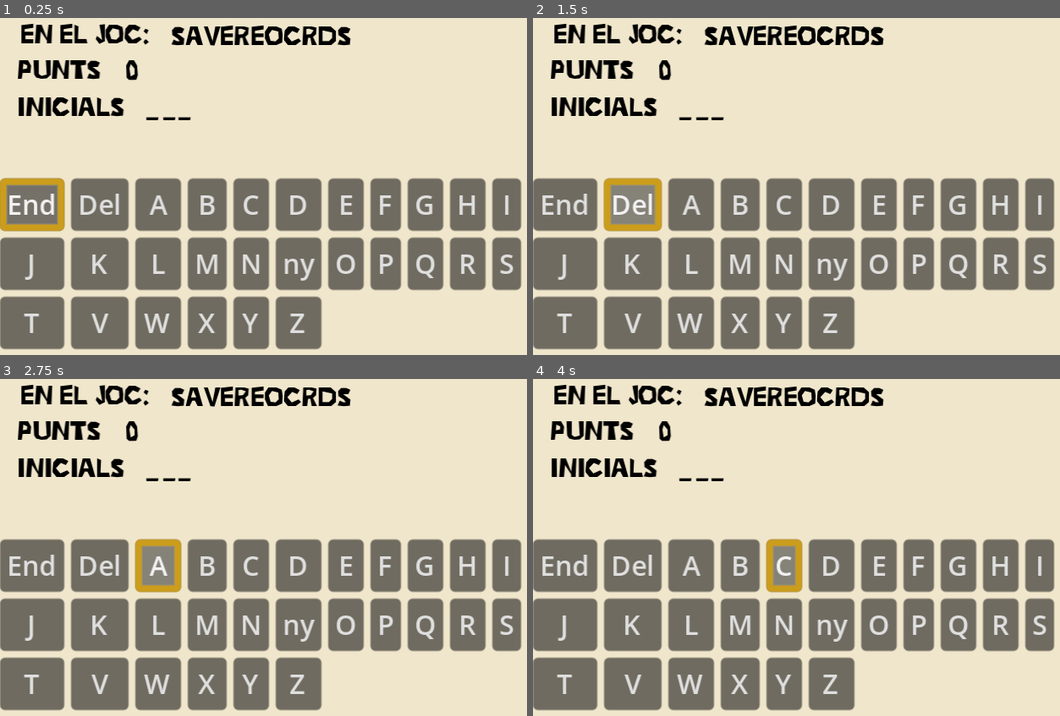
Above: before the commit, frames 1-4 (two rows, left to right).
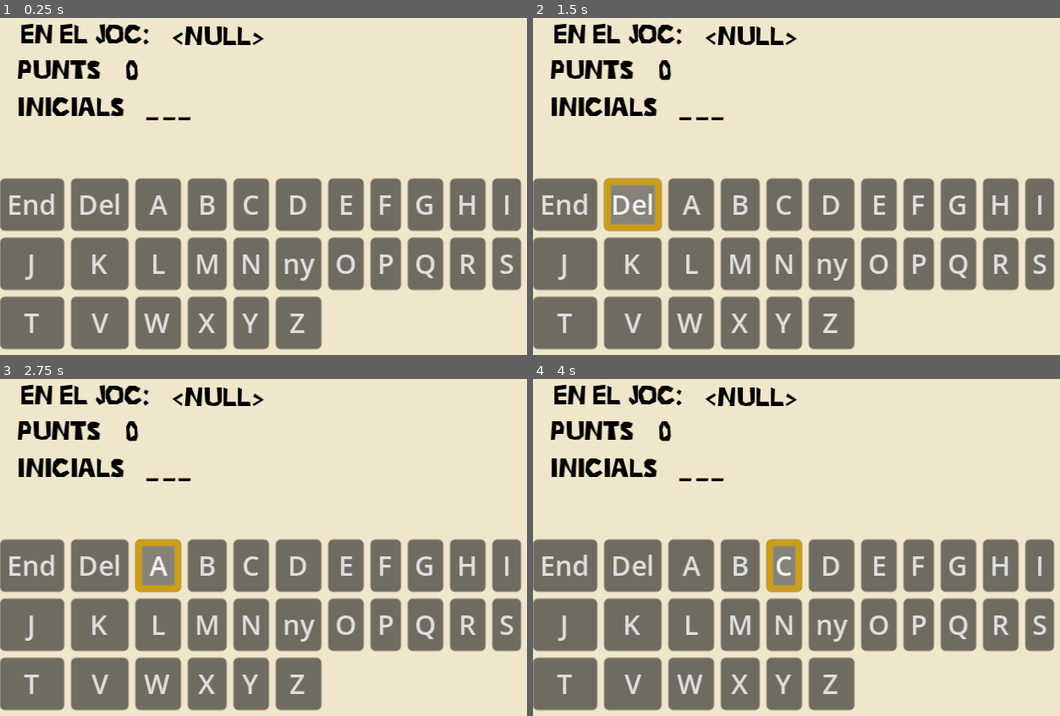
Above: after the commit, the same moments.

Repository: jespicas/Allimpicgames
Game: Godot game, scene res://OtherOptions/SaveRecord.tscn
Two runs of this game, one before a commit and one after it. Both use one fixed random seed, a clock stepped at 60 frames per second and the inputs below. This scene is started directly instead of the project's main scene.
Inputs:
- Up to frame 1 (0.25 s): no input
- Up to frame 2 (1.5 s): click "End" at 0.5 s; click "Del" at 1.25 s
- Up to frame 3 (2.75 s): click "A" at 2 s
- Up to frame 4 (4 s): click "B" at 2.75 s; click "C" at 3.5 s

The runs differ from the first frame. In frame 1, 2.1% of the frame differs, in the area x 0-67%, y 2-64%; in frame 2, 1.3%; in frame 3, 1.3%; in frame 4, 1.3%.
Error after the commit: Invalid assignment of property or key 'text' with value of type 'Nil' on a base object of type 'Label'. (res://OtherOptions/SaveRecord.gd:80)

Commit message:
Implenent store and save record

Diff:
--- a/Global.gd
+++ b/Global.gd
@@ -29,7 +29,9 @@
 #var urlApi = "https://allimpicgames-api-dev.azurewebsites.net/"
 var urlApi = "http://localhost:5267/"
 
-
+func goto_Records():
+	Global.goto_scene("res://OtherOptions/ShowRecords.tscn")
+	pass
 func goto_Main():
 	Global.goto_scene("res://MainMenu/MainMenu.tscn")
 	pass
--- a/OtherOptions/SaveRecord.gd
+++ b/OtherOptions/SaveRecord.gd
@@ -7,11 +7,11 @@
 	$Control/Label2,
 	$Control/Label3
 ]
-var save_data = [{
-	"score": 0,
-	"name": "NAME",
-	"game": "JOC"
-}]
+#var save_data = [{
+#	"score": 0,
+#	"name": "NAME",
+#	"game": "JOC"
+#}]
 
 func _input(event):
 
@@ -75,7 +75,7 @@
 	redrawName()
 
 	var total = Global.score
-	Global.setCurrentGame("savereocrds")
+	#Global.setCurrentGame("savereocrds")
 	$Control/punts.text = str(total)
 	$Control/nomjoc.text = Global.currentGame
 	$Control2/GridContainer/End.grab_focus()
@@ -113,6 +113,8 @@
 #			$Control.get_children()[i].text = labels[i]
 func store():
 	if fileExists() == true:
+		var save_file = Global.GetScores()
+
 		#var f := File.new()
 		#f.open("user://save.cfg", File.READ)
 		#var text =  f.get_as_text()
@@ -120,14 +122,15 @@
 		#f.close()
 
 		var new = {
-			"score": 0,
-			"name": "NAME",
-			"game": "JOC"
+			"score": int($Control/punts.text),
+			"name": labels[0]+labels[1]+labels[2],
+			"game": Global.currentGame
 		}
-		new["name"] = labels
-		new["score"] = int($Control/punts.text)
-		new["game"] = Global.currentGame
-		save_data.append(new)
+		save_file.append(new)
+		var save_fileOverride = FileAccess.open(Global.pathScores, FileAccess.WRITE)
+		var json_string = JSON.stringify(save_file)
+		save_fileOverride.store_line(json_string)
+
 
 		#var cfgFile = File.new()
 		#cfgFile.open("user://save.cfg", File.WRITE)
@@ -135,19 +138,21 @@
 		#cfgFile.close()
 
 	else:
-		save_data[0]["name"] = labels
-		save_data[0]["score"] = int($Control/punts.text)
-		save_data[0]["game"] = Global.currentGame
+		var new = [{
+			"score": int($Control/punts.text),
+			"name": labels[0]+labels[1]+labels[2],
+			"game": Global.currentGame
+		}]
+		var save_file = FileAccess.open(Global.pathScores, FileAccess.WRITE)
+		var json_string = JSON.stringify(new)
+		save_file.store_line(json_string)
 		#var cfgFile = File.new()
 		#cfgFile.open("user://save.cfg", File.WRITE)
 		#cfgFile.store_line(to_json(save_data))
 		#cfgFile.close()
 
 func fileExists():
-	var exists = false
-	#var file2Check = File.new()
-	#exists = file2Check.file_exists("user://save.cfg")
-	return exists
+	return FileAccess.file_exists(Global.pathScores)
 
 func _button_pressed(button):
 	print(button)
@@ -159,4 +164,4 @@
 	else:
 		addLabel(button.text)
 func nextlevel():
-	Global.goto_records()
+	Global.goto_Records()
--- a/OtherOptions/SaveRecord.tscn
+++ b/OtherOptions/SaveRecord.tscn
@@ -66,6 +66,7 @@
 text = "0"
 
 [node name="Label6" type="Label" parent="Control"]
+layout_mode = 0
 offset_left = 10.0
 offset_top = 48.0
 offset_right = 74.0
@@ -75,6 +76,7 @@
 text = "Inicials"
 
 [node name="Label7" type="Label" parent="Control"]
+layout_mode = 0
 offset_left = 12.0
 offset_top = 5.0
 offset_right = 93.0
@@ -84,6 +86,7 @@
 text = "En el Joc: "
 
 [node name="nomjoc" type="Label" parent="Control"]
+layout_mode = 0
 offset_left = 101.0
 offset_top = 6.0
 offset_right = 151.0
--- a/OtherOptions/ShowRecords.gd
+++ b/OtherOptions/ShowRecords.gd
@@ -2,22 +2,195 @@
 
 var time = 3
 
+var agafaAll = "AgafaAlls";
+var tiralabirra = "TiralaBirra";
+var tirall = "Tirall";
+var concursallioli = "ConcursAlliOli";
+var enforcaralls = "EnforcarAlls";
 
 func _ready():
 	var save_data = Global.GetScores()
 	save_data = [{
-	"score": 0,
-	"name": "NAME",
-	"game": "JOC"
+	"score": 33,
+	"name": "PEP",
+	"game": "TiralaBirra"
 	}]
 	var new = {
 		"score": 0,
-		"name": "NAME",
-		"game": "JOC"
-	}
-	new["name"] = "labels"
-	new["score"] = int(100)
-	new["game"] = "RecollirAlls"
+		"name": "DET",
+		"game": "AgafaAlls"
+	}
+	save_data.append(new)
+	new = {
+		"score": 0,
+		"name": "MTR",
+		"game": "AgafaAlls"
+	}
+	save_data.append(new)
+	new = {
+		"score": 0,
+		"name": "MTR",
+		"game": "AgafaAlls"
+	}
+	save_data.append(new)
+	new = {
+		"score": 0,
+		"name": "MTR",
+		"game": "AgafaAlls"
+	}
+	save_data.append(new)
+	new = {
+		"score": 0,
+		"name": "MTR",
+		"game": "AgafaAlls"
+	}
+	save_data.append(new)
+
+	new = {
+		"score": 0,
+		"name": "MTR",
+		"game": "AgafaAlls"
+	}
+	save_data.append(new)
+	new = {
+		"score": 0,
+		"name": "MTR",
+		"game": "AgafaAlls"
+	}
+	save_data.append(new)
+	new = {
+		"score": 100,
+		"name": "KNZ",
+		"game": "TiralaBirra"
+	}
+	save_data.append(new)
+	new = {
+		"score": 140,
+		"name": "JEC",
+		"game": "Tirall"
+	}
+	save_data.append(new)
+	new = {
+		"score": 140,
+		"name": "JEC",
+		"game": "Tirall"
+	}
+	save_data.append(new)
+	new = {
+		"score": 130,
+		"name": "SEC",
+		"game": "Tirall"
+	}
+	save_data.append(new)
+	new = {
+		"score": 240,
+		"name": "PEC",
+		"game": "Tirall"
+	}
+	save_data.append(new)
+	new = {
+		"score": 110,
+		"name": "JEC",
+		"game": "Tirall"
+	}
+	save_data.append(new)
+	new = {
+		"score": 120,
+		"name": "LEC",
+		"game": "Tirall"
+	}
+	save_data.append(new)
+	new = {
+		"score": 130,
+		"name": "JEC",
+		"game": "Tirall"
+	}
+	save_data.append(new)
+
+	new = {
+		"score": 140,
+		"name": "JEC",
+		"game": "ConcursAlliOli"
+	}
+	save_data.append(new)
+	new = {
+		"score": 180,
+		"name": "JEC",
+		"game": "ConcursAlliOli"
+	}
+	save_data.append(new)
+
+	new = {
+		"score": 110,
+		"name": "JEC",
+		"game": "ConcursAlliOli"
+	}
+	save_data.append(new)
+
+	new = {
+		"score": 140,
+		"name": "JEC",
+		"game": "ConcursAlliOli"
+	}
+	save_data.append(new)
+
+	new = {
+		"score": 150,
+		"name": "JEC",
+		"game": "ConcursAlliOli"
+	}
+	save_data.append(new)
+
+	new = {
+		"score": 140,
+		"name": "JEC",
+		"game": "ConcursAlliOli"
+	}
+	save_data.append(new)
+
+	new = {
+		"score": 140,
+		"name": "JEC",
+		"game": "ConcursAlliOli"
+	}
+	save_data.append(new)
+
+
+	new = {
+		"score": 90,
+		"name": "DEC",
+		"game": "EnforcarAlls"
+	}
+	save_data.append(new)
+	new = {
+		"score": 120,
+		"name": "DEC",
+		"game": "EnforcarAlls"
+	}
+	save_data.append(new)
+	new = {
+		"score": 110,
+		"name": "DEC",
+		"game": "EnforcarAlls"
+	}
+	save_data.append(new)
+	new = {
+		"score": 230,
+		"name": "DEC",
+		"game": "EnforcarAlls"
+	}
+	save_data.append(new)
+	new = {
+		"score": 120,
+		"name": "DEC",
+		"game": "EnforcarAlls"
+	}
+	save_data.append(new)
+	new = {
+		"score": 220,
+		"name": "DEC",
+		"game": "EnforcarAlls"
+	}
 	save_data.append(new)
 	#var json = JSON.new()
 	#save_data = JSON.stringify(save_data)
@@ -25,40 +198,62 @@
 	#var doFileExists = FileAccess.file_exists(Global.pathScores) #: f.file_exists("user://save.cfg")
 	if save_data != null :
 
-		#save_data.sort_custom(self, "customComparison")
-
-		for i in range(save_data.size()):
-			if i <= 5:
+		var recollirAllsRecords = GetRecordsFromGame(agafaAll,save_data)
+		var tirabirrallRecords = GetRecordsFromGame(tiralabirra,save_data)
+		var tirallRecords = GetRecordsFromGame(tirall,save_data)
+		var allioliRecords = GetRecordsFromGame(concursallioli,save_data)
+		var enforcarAllsRecords = GetRecordsFromGame(enforcaralls,save_data)
+		fillGrid(agafaAll,recollirAllsRecords)
+		fillGrid(tiralabirra,tirabirrallRecords)
+		fillGrid(tirall,tirallRecords)
+		fillGrid(concursallioli,allioliRecords)
+		fillGrid(enforcaralls,enforcarAllsRecords)
+
+	pass # Replace with function body.
+
+func fillGrid(gridName,values):
+	if values.size()> 0:
+		#values.sort_custom(self, "customComparison")
+		values.sort_custom(func(a, b): return a["score"] > b["score"])
+		for i in range(values.size()):
+			if i <= 4:
 				var dynamic_font = FontVariation.new()
 				dynamic_font.base_font = load("res://Media/Fonts/zero_cool/ZeroCool.ttf")
-				#dynamic_font. = 16
-				#dynamic_font.outline_size = 1
-				#dynamic_font.outline_color = Color( 1, 1, 1, 1 )
-				#dynamic_font.use_filter = true
-				var hola = Label.new()
-				print(save_data[i]["name"])
-				hola.text = save_data[i]["name"]
-
-				hola.visible = true
-				#hola.add_font_override()
-				#hola.add_font_override("font", dynamic_font)
-				#hola.add_color_override("font_color", Color(0, 0, 0, 1))
-				#hola.add_color_override("font_color", Color.red)
+				dynamic_font.set_spacing(TextServer.SPACING_BOTTOM,-5	)
+				var name = Label.new()
+				name.add_theme_font_override("font",dynamic_font)
+				name.add_theme_font_size_override("font_size",8)
+				name.add_theme_color_override("font_color", Color(0,0,0,1))
+				name.text = values[i]["name"]
+				name.visible = true
 				var score = Label.new()
-				#score.add_font_override("font", dynamic_font)
-				#score.add_color_override("font_color", Color(0, 0, 0, 1))
-				#score.add_color_override("font_color", Color(0, 0, 0, 1))
-				score.text = str(save_data[i]["score"])
+
+				score.add_theme_font_override("font",dynamic_font)
+				score.add_theme_font_size_override("font_size",8)
+				score.add_theme_color_override("font_color", Color(0,0,0,1))
+
+				score.text = str(values[i]["score"])
 				score.visible = true
-				$Control2/RecollirAlls.add_child(hola)
-				$Control2/RecollirAlls.add_child(score)
-	pass # Replace with function body.
-
+				if gridName == agafaAll:
+					$Control2/RecollirAlls.add_child(name)
+					$Control2/RecollirAlls.add_child(score)
+				if gridName == tiralabirra:
+					$Control2/TirarBirrall.add_child(name)
+					$Control2/TirarBirrall.add_child(score)
+				if gridName == tirall:
+					$Control2/TirAll.add_child(name)
+					$Control2/TirAll.add_child(score)
+				if gridName == concursallioli:
+					$Control2/Allioli.add_child(name)
+					$Control2/Allioli.add_child(score)
+				if gridName == enforcaralls:
+					$Control2/EnforArlls.add_child(name)
+					$Control2/EnforArlls.add_child(score)
 func customComparison(a, b):
-	if typeof(a.score) != typeof(b.score):
-		return typeof(a.score) < typeof(b.score)
+	if typeof(a["score"]) != typeof(b["score"]):
+		return typeof(a["score"]) < typeof(b["score"])
 	else:
-		return a.score > b.score
+		return a["score"] > b["score"]
 
 func array_to_string(arr: Array) -> String:
 	var s = ""
@@ -66,9 +261,20 @@
 		s += " " + String(i)
 	return s
 
+func GetRecordsFromGame(game, save_data):
+	var new_game = []
+
+	for line in save_data:
+		if line["game"] == game:
+			var gameRecord = {
+				"score": line["score"],
+				"name": line["name"]
+			}
+			new_game.append(gameRecord)
+	return new_game
+
 
 func _on_Timer_timeout():
 	time -= 1
 	if time <= 0:
-		pass
-		#Global.goto_Main()
+		Global.goto_Main()
--- a/OtherOptions/ShowRecords.tscn
+++ b/OtherOptions/ShowRecords.tscn
@@ -7,7 +7,7 @@
 [node name="CanvasLayer" type="CanvasLayer"]
 script = ExtResource("1_0sd3f")
 metadata/_edit_horizontal_guides_ = [30.0, 103.0, 176.0]
-metadata/_edit_vertical_guides_ = [15.0, 177.0]
+metadata/_edit_vertical_guides_ = [15.0, 189.0, 51.0, 119.0]
 
 [node name="TextureRect" type="TextureRect" parent="."]
 texture = ExtResource("1_p08js")
@@ -40,45 +40,46 @@
 
 [node name="RecollirAlls" type="GridContainer" parent="Control2"]
 layout_mode = 0
-offset_left = -1.0
+offset_left = 51.0
 offset_top = 29.0
-offset_right = 162.0
+offset_right = 120.0
 offset_bottom = 93.0
 columns = 2
 
 [node name="TirarBirrall" type="GridContainer" parent="Control2"]
 layout_mode = 2
-offset_left = 158.0
+offset_left = 190.0
 offset_top = 30.0
-offset_right = 316.0
+offset_right = 270.0
 offset_bottom = 94.0
 columns = 2
 
 [node name="TirAll" type="GridContainer" parent="Control2"]
 layout_mode = 2
-offset_left = -1.0
+offset_left = 52.0
 offset_top = 102.0
-offset_right = 157.0
+offset_right = 119.0
 offset_bottom = 166.0
 columns = 2
 
 [node name="Allioli" type="GridContainer" parent="Control2"]
 layout_mode = 2
-offset_left = 159.0
+offset_left = 191.0
 offset_top = 101.0
-offset_right = 317.0
+offset_right = 270.0
 offset_bottom = 165.0
 columns = 2
 
 [node name="EnforArlls" type="GridContainer" parent="Control2"]
 layout_mode = 2
-offset_left = 82.0
-offset_top = 174.0
-offset_right = 240.0
+offset_left = 120.0
+offset_top = 175.0
+offset_right = 188.0
 offset_bottom = 238.0
 columns = 2
 
 [node name="TirarBirrall2" type="Label" parent="Control2"]
+layout_mode = 0
 offset_left = 190.0
 offset_top = 16.0
 offset_right = 260.0
@@ -86,31 +87,33 @@
 theme_override_colors/font_color = Color(0, 0, 0, 1)
 theme_override_fonts/font = ExtResource("2_wywwg")
 theme_override_font_sizes/font_size = 10
-text = "Tirar Birall
+text = "Tira la Birall
 "
 
 [node name="RecollirAlls2" type="Label" parent="Control2"]
 layout_mode = 0
-offset_left = 15.0
-offset_top = 18.0
-offset_right = 85.0
-offset_bottom = 33.0
+offset_left = 49.0
+offset_top = 17.0
+offset_right = 119.0
+offset_bottom = 32.0
 theme_override_colors/font_color = Color(0, 0, 0, 1)
 theme_override_fonts/font = ExtResource("2_wywwg")
 theme_override_font_sizes/font_size = 10
 text = "Recollir Alls"
 
 [node name="TirAll2" type="Label" parent="Control2"]
-offset_left = 19.0
-offset_top = 90.0
-offset_right = 89.0
-offset_bottom = 105.0
+layout_mode = 0
+offset_left = 61.0
+offset_top = 89.0
+offset_right = 131.0
+offset_bottom = 104.0
 theme_override_colors/font_color = Color(0, 0, 0, 1)
 theme_override_fonts/font = ExtResource("2_wywwg")
 theme_override_font_sizes/font_size = 10
-text = "Tir All"
+text = "Tir a l'All"
 
 [node name="Allioli2" type="Label" parent="Control2"]
+layout_mode = 0
 offset_left = 185.0
 offset_top = 89.0
 offset_right = 269.0
@@ -122,15 +125,16 @@
 text = "Concurs AlliOli"
 
 [node name="Enforcar" type="Label" parent="Control2"]
-offset_left = 138.0
-offset_top = 164.0
-offset_right = 222.0
-offset_bottom = 179.0
+layout_mode = 0
+offset_left = 123.0
+offset_top = 161.0
+offset_right = 207.0
+offset_bottom = 176.0
 pivot_offset = Vector2(48, 0)
 theme_override_colors/font_color = Color(0, 0, 0, 1)
 theme_override_fonts/font = ExtResource("2_wywwg")
 theme_override_font_sizes/font_size = 10
-text = "Enfocar Alls"
+text = "Enforcar Alls"
 
 [node name="Timer" type="Timer" parent="."]
 autostart = true
